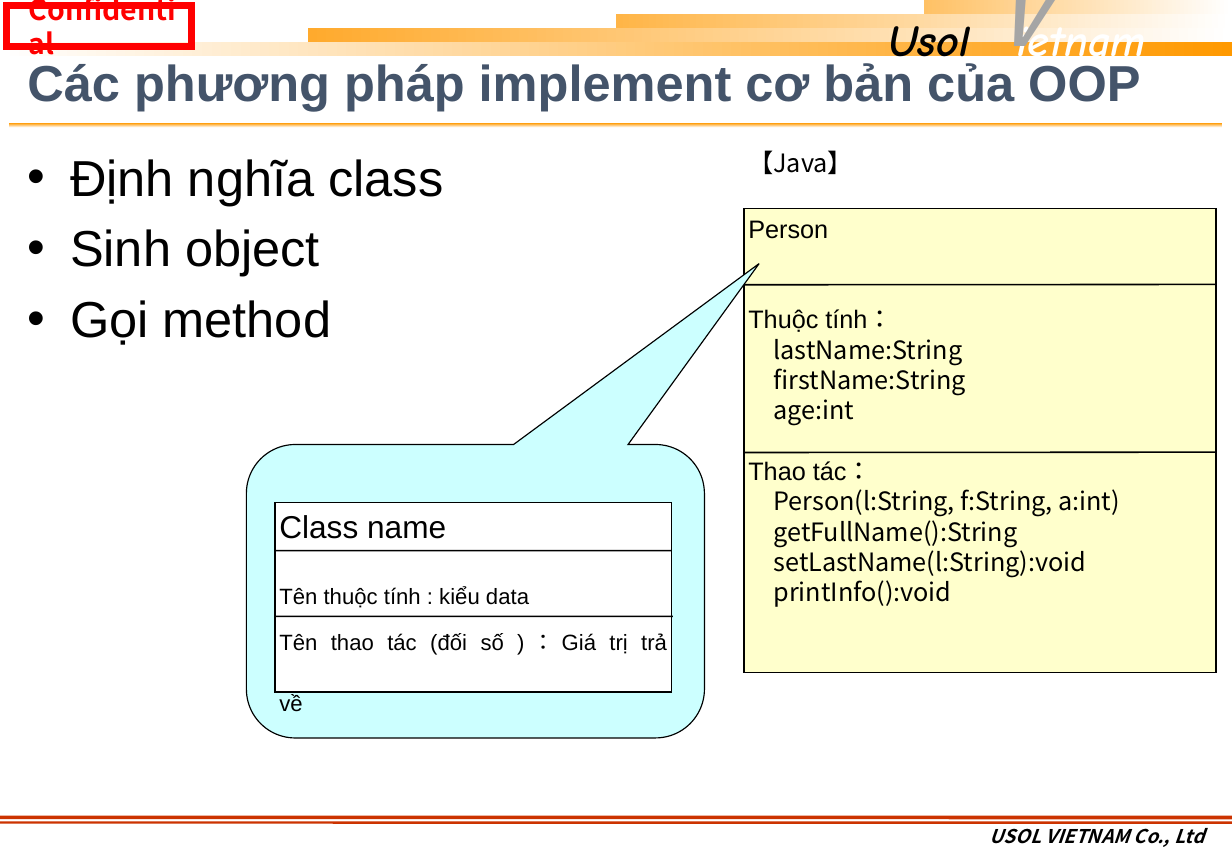
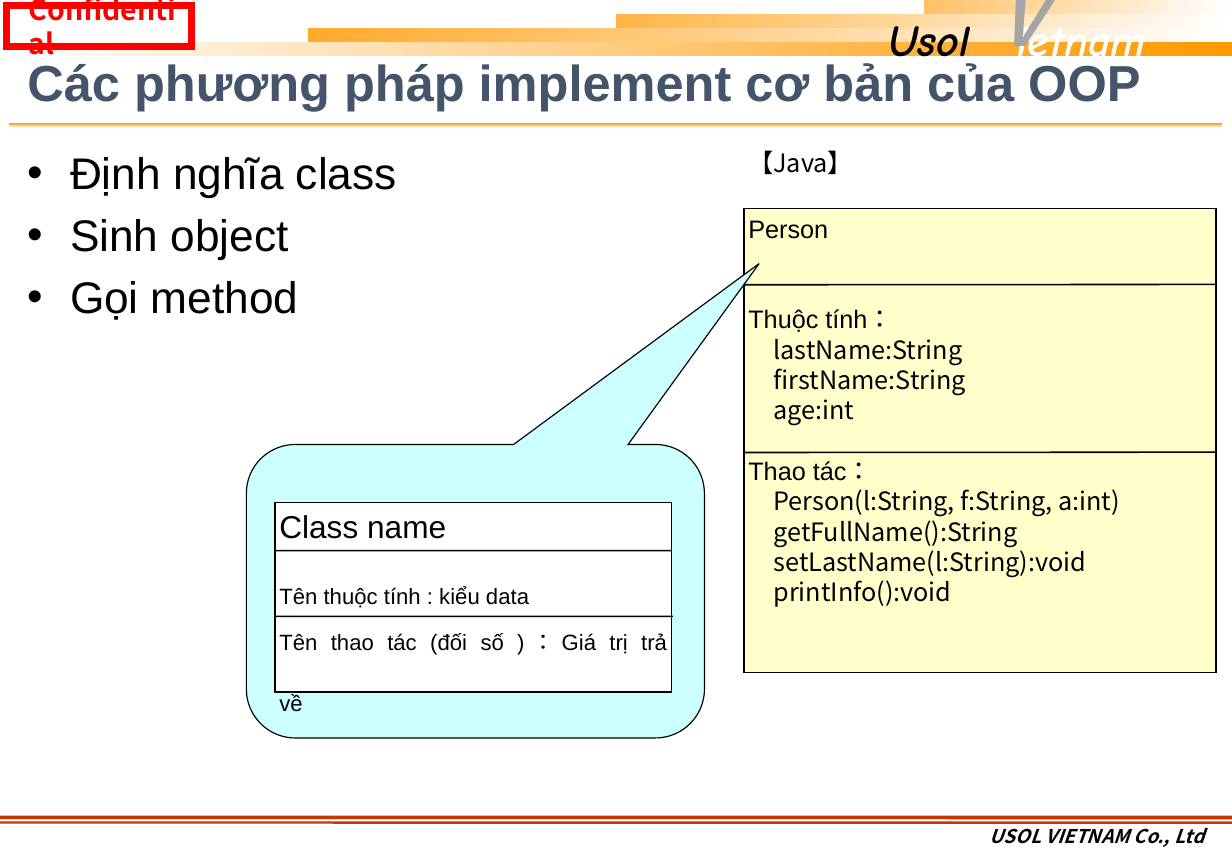
Before and after one commit to khuongmaingoc/javaDoc, a slide deck: slide 2 of Java_Week_5.pptx. Drawn at 1232x853 pixels with LibreOffice and Linux fonts; fonts in the diff are those of the drawing; background and template pictures are left out. Boxes give left, top, right and bottom in pixels: in the first picture for what was removed or moved away, otherwise in the second. Text is boxed around its words. In the diff, an @@ line names an element or a change of style, - is before the commit and + after.

```diff
--- a/Java_Week_5.pptx
+++ b/Java_Week_5.pptx
@@ text "Định nghĩa class" at <box>70,157,397,320</box>: size 32 to 28 pt @@
```
Also in this commit, not shown: 5 other files.
